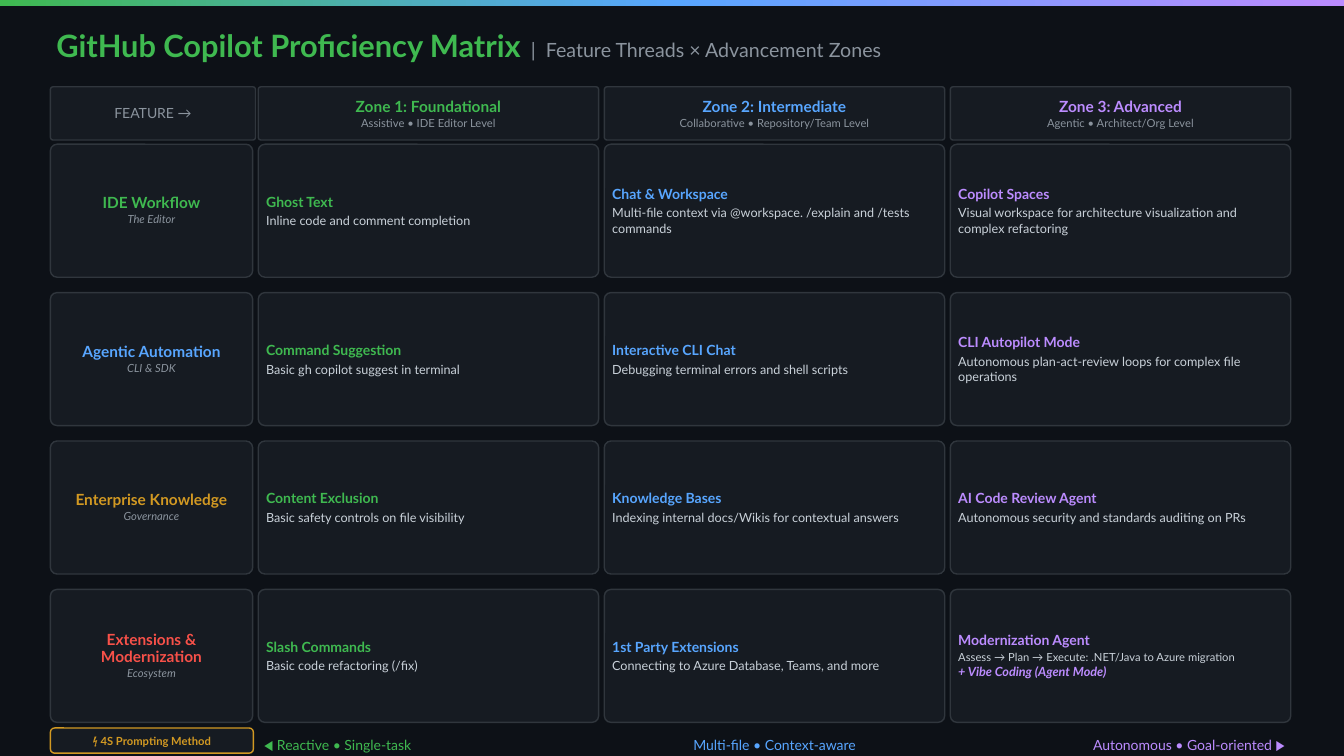
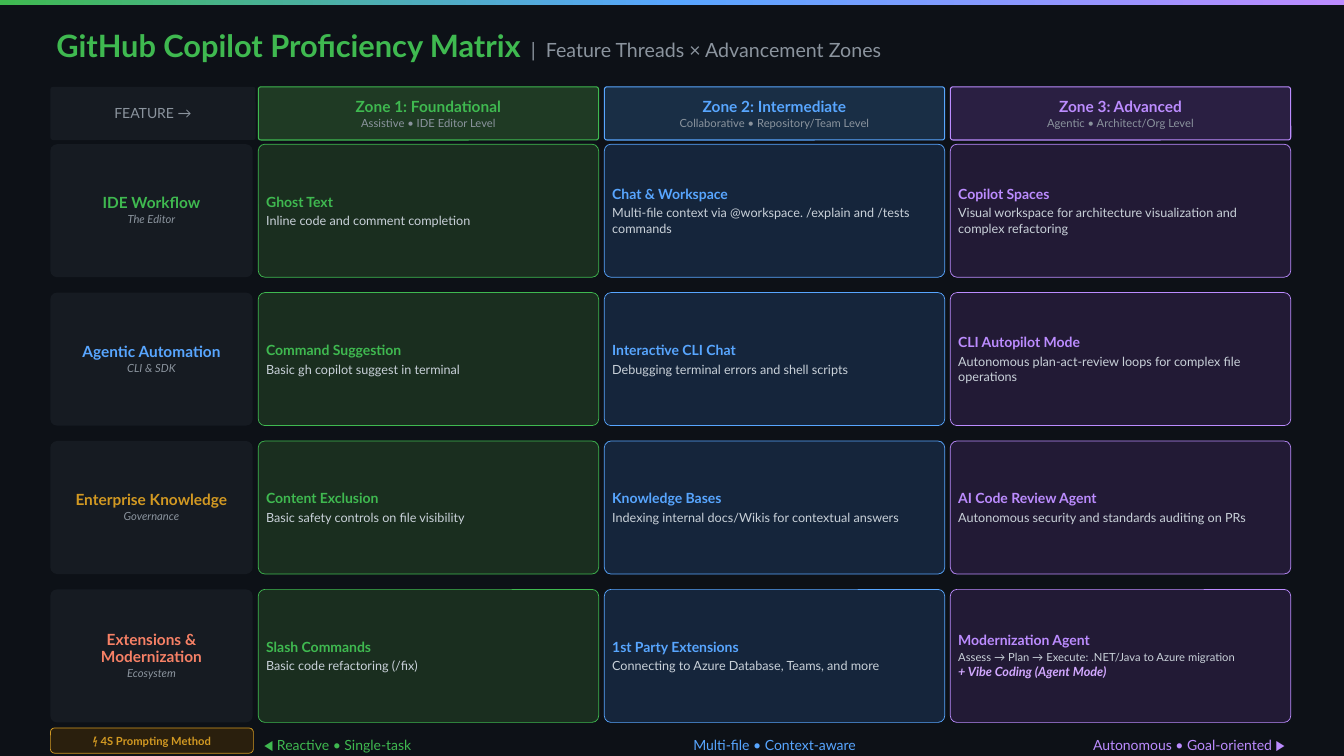
Before and after one commit to SteveHoggNZ/kb, a slide deck: slide 1 of 00-github-copilot-orientationmap.pptx. Drawn at 1344x756 pixels with LibreOffice and Linux fonts; fonts in the diff are those of the drawing. Boxes give left, top, right and bottom in pixels: in the first picture for what was removed or moved away, otherwise in the second. Text is boxed around its words. In the diff, an @@ line names an element or a change of style, - is before the commit and + after.

```diff
--- a/00-github-copilot-orientationmap.pptx
+++ b/00-github-copilot-orientationmap.pptx
@@ rounded rectangle "Zone 1: Foundational" at (x1=258, y1=87, x2=599, y2=140): fill #161B22 to #1F3A24; outline #30363D 1 pt to #3FB950 0.75 pt @@
@@ rounded rectangle "Zone 2: Intermediate" at (x1=605, y1=87, x2=946, y2=140): fill #161B22 to #192E45; outline #30363D 1 pt to #58A6FF 0.75 pt @@
@@ rounded rectangle "Zone 3: Advanced" at (x1=951, y1=87, x2=1292, y2=140): fill #161B22 to #2A1F42; outline #30363D 1 pt to #BC8CFF 0.75 pt @@
@@ outline #30363D 1 pt to none in 5 elements at (x1=50, y1=87, x2=256, y2=140), (x1=50, y1=144, x2=253, y2=277), (x1=50, y1=292, x2=253, y2=425), (x1=50, y1=442, x2=253, y2=575), (x1=50, y1=590, x2=253, y2=723) @@
@@ fill #161B22 to #1A2E1F; outline #30363D 1 pt to #3FB950 0.5 pt in 4 elements at (x1=258, y1=144, x2=599, y2=277), (x1=258, y1=292, x2=599, y2=425), (x1=258, y1=442, x2=599, y2=575), (x1=258, y1=590, x2=599, y2=723) @@
@@ fill #161B22 to #15253B; outline #30363D 1 pt to #58A6FF 0.5 pt in 4 elements at (x1=605, y1=144, x2=946, y2=277), (x1=605, y1=292, x2=946, y2=425), (x1=605, y1=442, x2=946, y2=575), (x1=605, y1=590, x2=946, y2=723) @@
@@ fill #161B22 to #221A35; outline #30363D 1 pt to #BC8CFF 0.5 pt in 4 elements at (x1=951, y1=144, x2=1292, y2=277), (x1=951, y1=292, x2=1292, y2=425), (x1=951, y1=442, x2=1292, y2=575), (x1=951, y1=590, x2=1292, y2=723) @@
@@ text in rounded rectangle at (x1=101, y1=633, x2=202, y2=662): text colour #F85149 to #F78166 in "Extensions & Modernization" @@
@@ text in rounded rectangle at (x1=968, y1=666, x2=1107, y2=679): text colour #BC8CFF to #D2A8FF in "+ Vibe Coding (Agent Mode)" @@
@@ rounded rectangle "⚡ 4S Prompting Method" at (x1=50, y1=728, x2=253, y2=753): fill #161B22 to #2A1F0D; outline #D29922 1 pt to #D29922 0.5 pt @@
```
Also in this commit, not shown: 1 other slide changed, 6 slides added.
